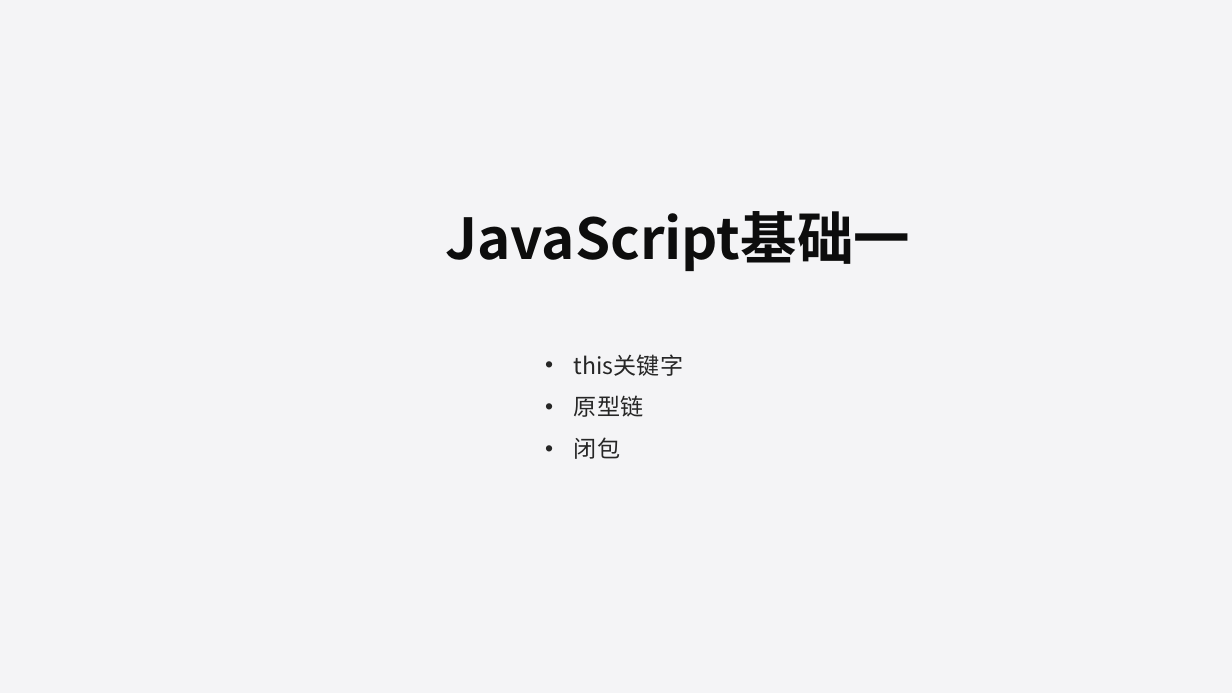
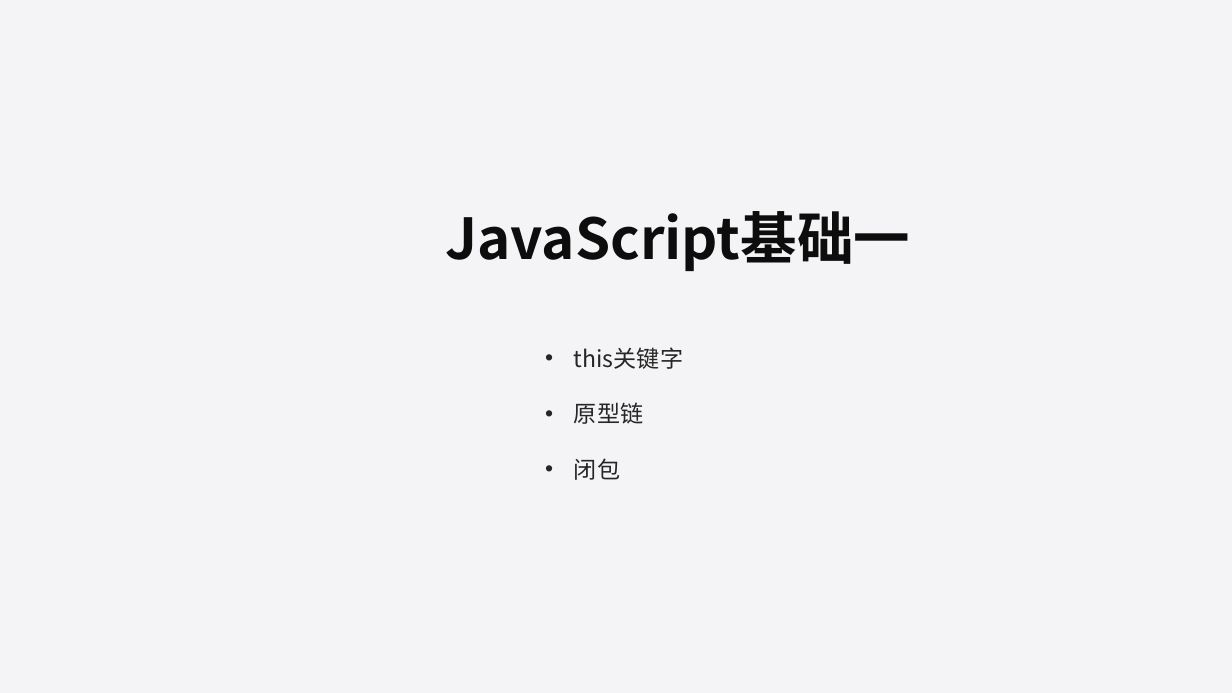
Before and after one commit to liuweiGL/share, a slide deck: slide 1 of ppt/JavaScript基础一.pptx. Drawn at 1232x693 pixels with LibreOffice and Linux fonts; fonts in the diff are those of the drawing. Boxes give left, top, right and bottom in pixels: in the first picture for what was removed or moved away, otherwise in the second. Text is boxed around its words. In the diff, an @@ line names an element or a change of style, - is before the commit and + after.

```diff
--- a/ppt/JavaScript基础一.pptx
+++ b/ppt/JavaScript基础一.pptx
@@ text "this关键字": place and size @@
-text "this关键字" at <box>574,354,683,459</box>
+text "this关键字" at <box>574,347,683,480</box>
@@ text "this关键字" at <box>574,347,683,480</box>: line spacing 1.5 to 2 @@
```
Also in this commit, not shown: 7 other slides changed, 10 slides added, 7 other files.
